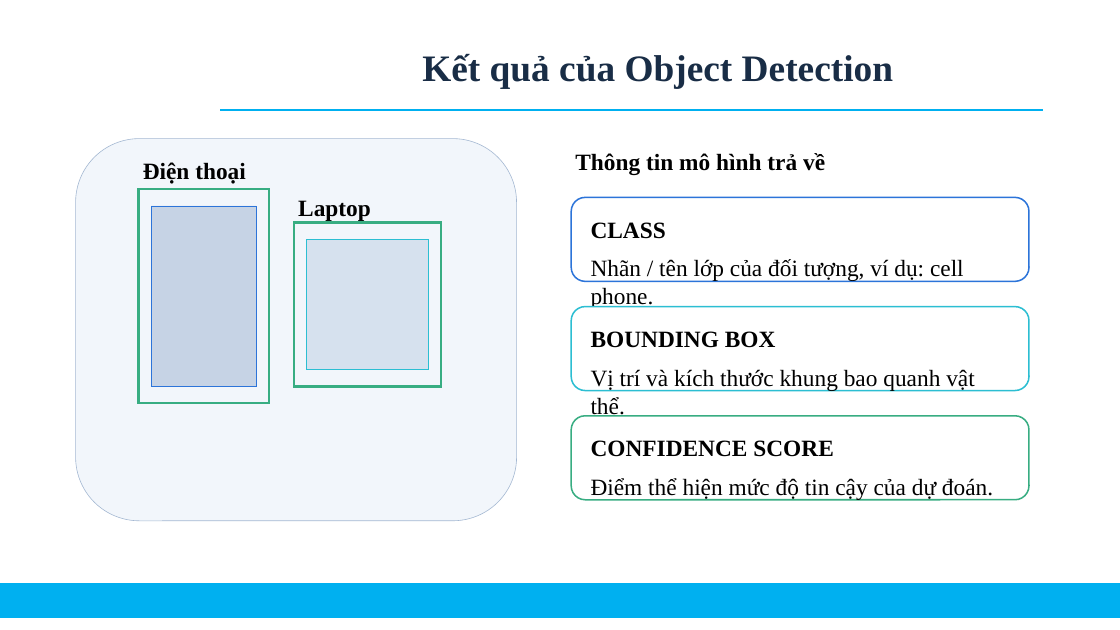
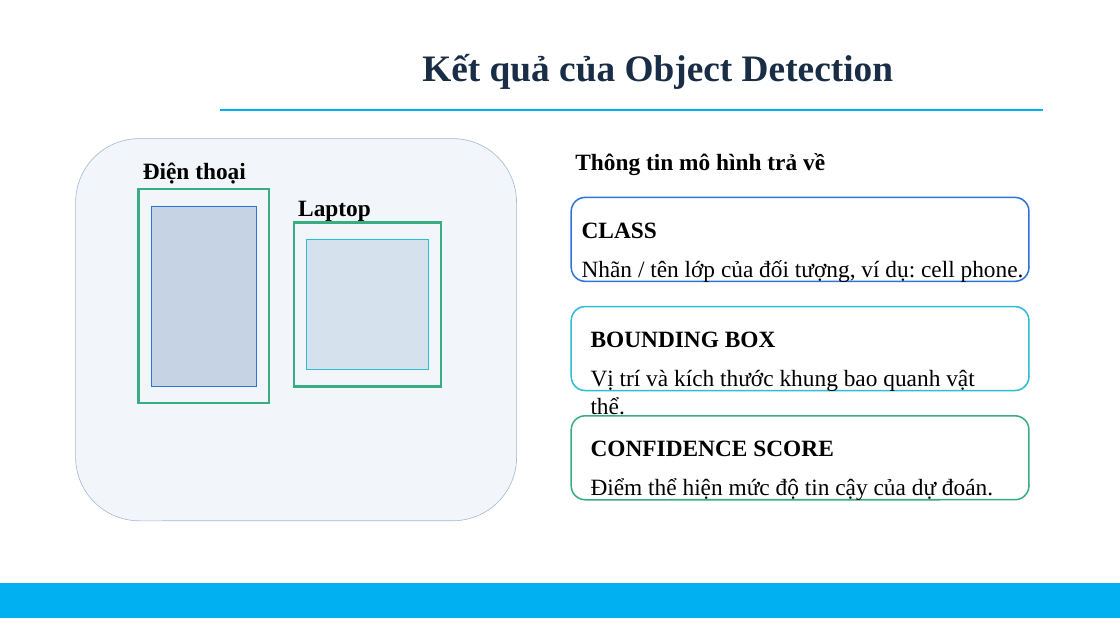
Before and after one commit to Phuoc156/Machine-Learning-Web, a slide deck: slide 7 of slide.pptx (slide 6 before the commit). Drawn at 1120x630 pixels with LibreOffice and Linux fonts; fonts in the diff are those of the drawing; background and template pictures are left out. Boxes give left, top, right and bottom in pixels: in the first picture for what was removed or moved away, otherwise in the second. Text is boxed around its words. In the diff, an @@ line names an element or a change of style, - is before the commit and + after.

```diff
--- a/slide.pptx
+++ b/slide.pptx
@@ text "CLASS": place and size @@
-text "CLASS" at [591, 222, 666, 239]
+text "CLASS" at [582, 222, 657, 239]
@@ text "Nhãn / tên lớp của ..." rewrapped from [591, 259, 964, 308] to [582, 260, 1024, 282] @@
```
Also in this commit, not shown: 2 other slides changed, 1 slide added, 5 other files.
